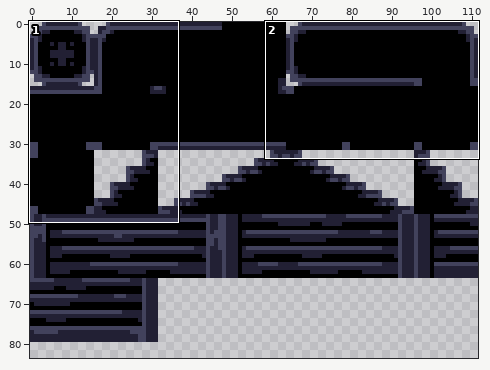
Sprite sheet -- Assets/Resources/Sprites/DefaultTilemap.png. The picture above shows the old version from afar; the outline marks the close-up.
Close-up. First the earlier version:
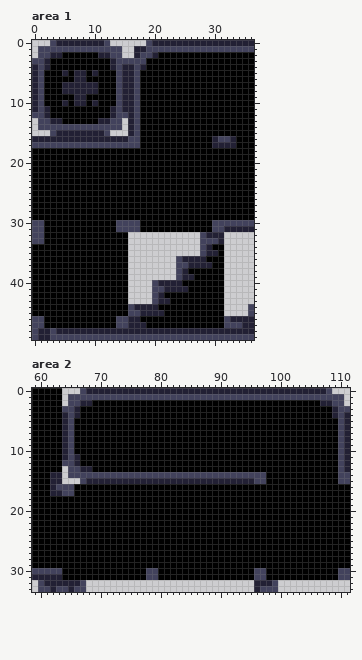
The file is 112x112 pixels. Shown: area 1: x 0..36, y 0..49; area 2: x 59..111, y 0..33. The wide view leaves out empty margins.
The same view after the edit:
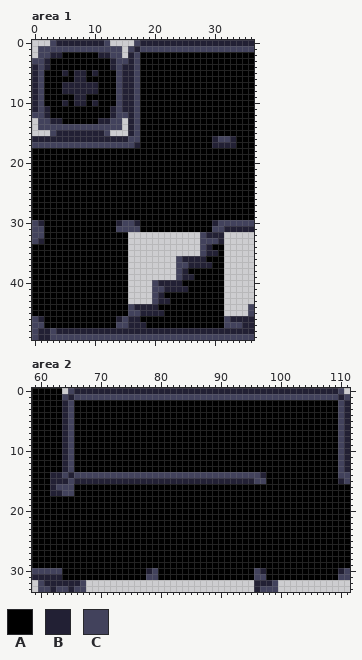
Palette (. is transparent): A #000000  B #222034  C #42425c
Change:
Area 1:
y 0: x 17..19 ..C -> CBB
y 1: x 16 . -> C; x 18 B -> C
y 2: x 16..20 .BCCB -> BCAAA
y 3: x 16 C -> B; x 18 C -> A
y 4: x 18 B -> A
y 17: x 17 C -> B
y 30: x 1 C -> B; x 14 C -> B; x 17 C -> B; x 30 C -> B
y 33: x 1 C -> B
y 46: x 1 C -> B; x 14 C -> B
Area 2:
y 0: x 65..67 ..C -> CBB; x 108..110 C.. -> BBC
y 1: x 64..65 .C -> CB; x 110..111 C. -> BC
y 2: x 64 . -> B; x 66..68 CBB -> AAA; x 107..109 BBC -> AAA; x 111 . -> B
y 3: x 64 C -> B; x 66 B -> A; x 109 B -> A; x 111 C -> B
y 4: x 66 B -> A; x 109 B -> A
y 11: x 66 B -> A
y 12: x 64 C -> B; x 66 B -> A
y 13: x 64 . -> B; x 66..68 CBB -> AAA
y 14: x 64..65 .C -> CB; x 97 C -> B
y 15: x 64..67 ...C -> BCBB; x 110 C -> B
y 30: x 78 C -> B; x 97 C -> B; x 110 C -> B
